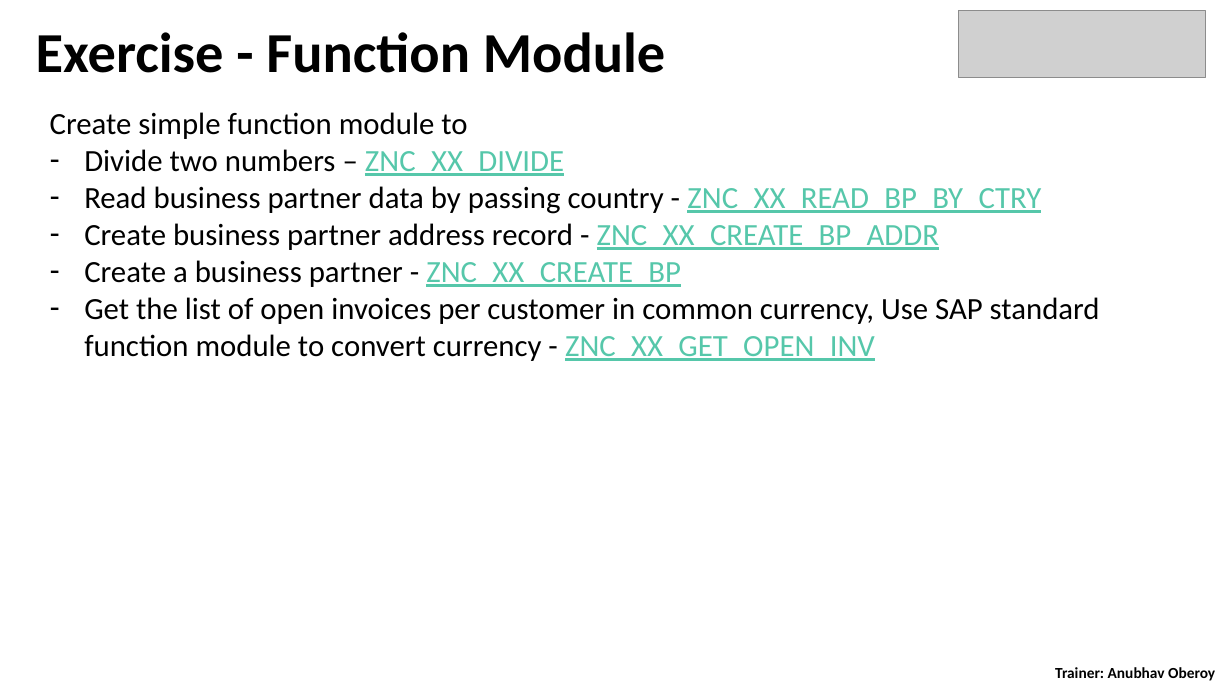
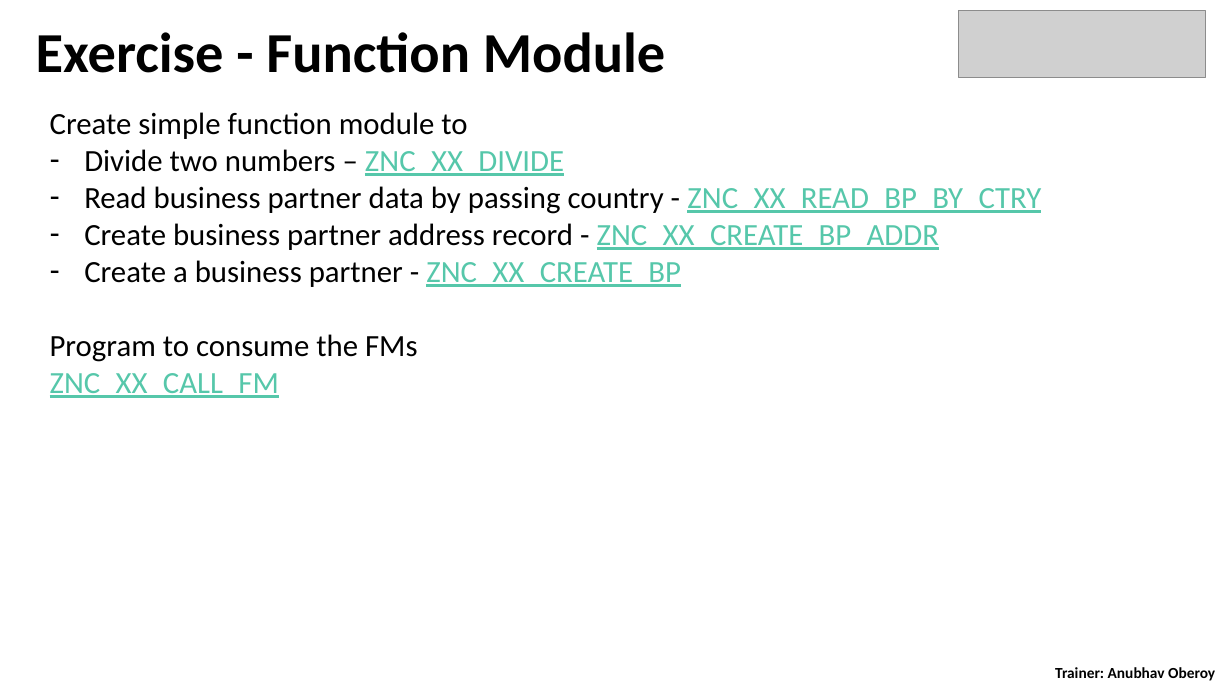
Before and after one commit to Grayser93/S4D400_Introduction_to_ABAP_on_S4HANA, a slide deck: slide 16 of day 4/S4D400 - Day 4.pptx. Drawn at 1232x693 pixels with LibreOffice and Linux fonts; fonts in the diff are those of the drawing; grey boxes stand for pictures. Boxes give left, top, right and bottom in pixels: in the first picture for what was removed or moved away, otherwise in the second. Text is boxed around its words. In the diff, an @@ line names an element or a change of style, - is before the commit and + after.

```diff
--- a/day 4/S4D400 - Day 4.pptx
+++ b/day 4/S4D400 - Day 4.pptx
@@ text at bbox=[50, 334, 418, 398]: text changed @@
-– Get the list of open invoices per customer in common currency, Use SAP standard function module to convert currency - ZNC_XX_GET_OPEN_INV
+Program to consume the FMs
+ZNC_XX_CALL_FM
```
Also in this commit, not shown: 5 other files.
